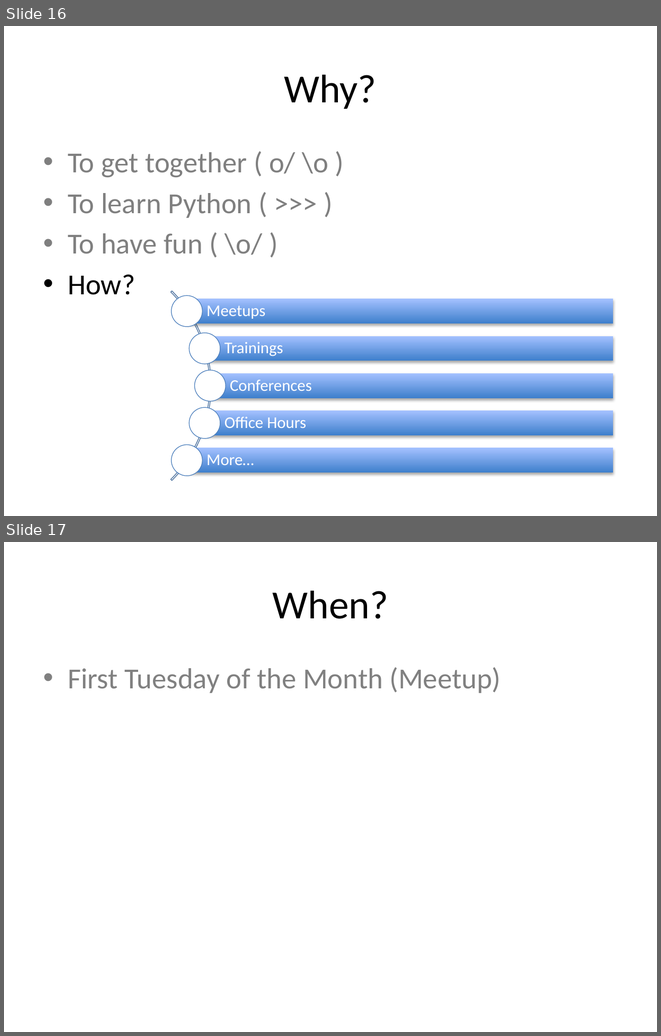
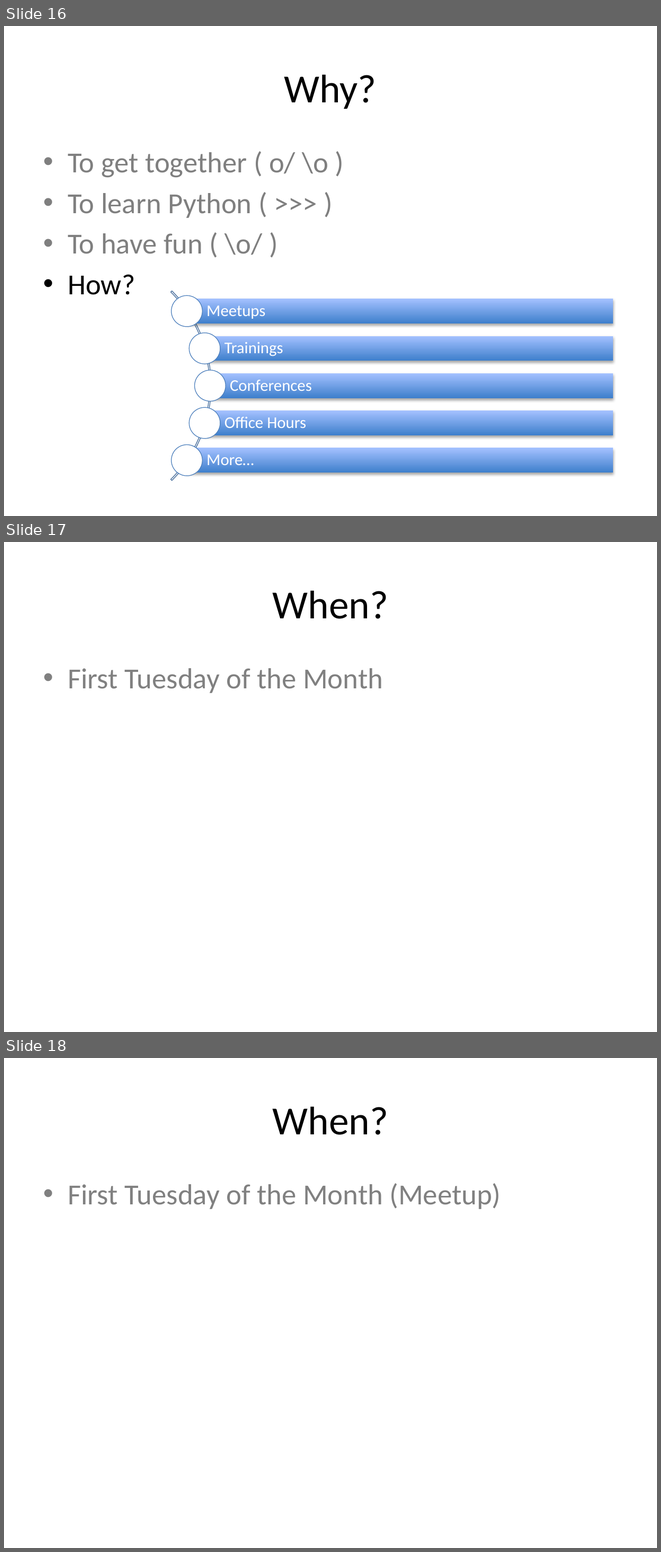
Before and after one commit to DCPython/generic-meetup-slides, a slide deck: DC Python Generic Meetup Slides.pptx. Shown one above the other, each under a label of ours: slides 16 and 17 before the commit, slides 16, 17 and 18 after it. The pictures are 661x1036 and 661x1552 pixels, drawn with LibreOffice and Linux fonts; fonts in the diff are those of the drawing. Boxes give left, top, right and bottom in pixels: in the first picture for what was removed or moved away, otherwise in the second. Text is boxed around its words. In the diff, an @@ line names an element or a change of style, - is before the commit and + after.

```diff
--- a/DC Python Generic Meetup Slides.pptx
+++ b/DC Python Generic Meetup Slides.pptx
@@ slide 17 added at (4, 542, 657, 1032), background #FFFFFF @@
@@ title added at (273, 590, 388, 619), 44 pt, text #000000 @@
+When?
@@ text added at (68, 668, 383, 693), 32 pt, text #808080 @@
+• First Tuesday of the Month
@@ what was slide 17 is now slide 18 @@
```
Also in this commit, not shown: 1 slide changed, 3 other slides added.
